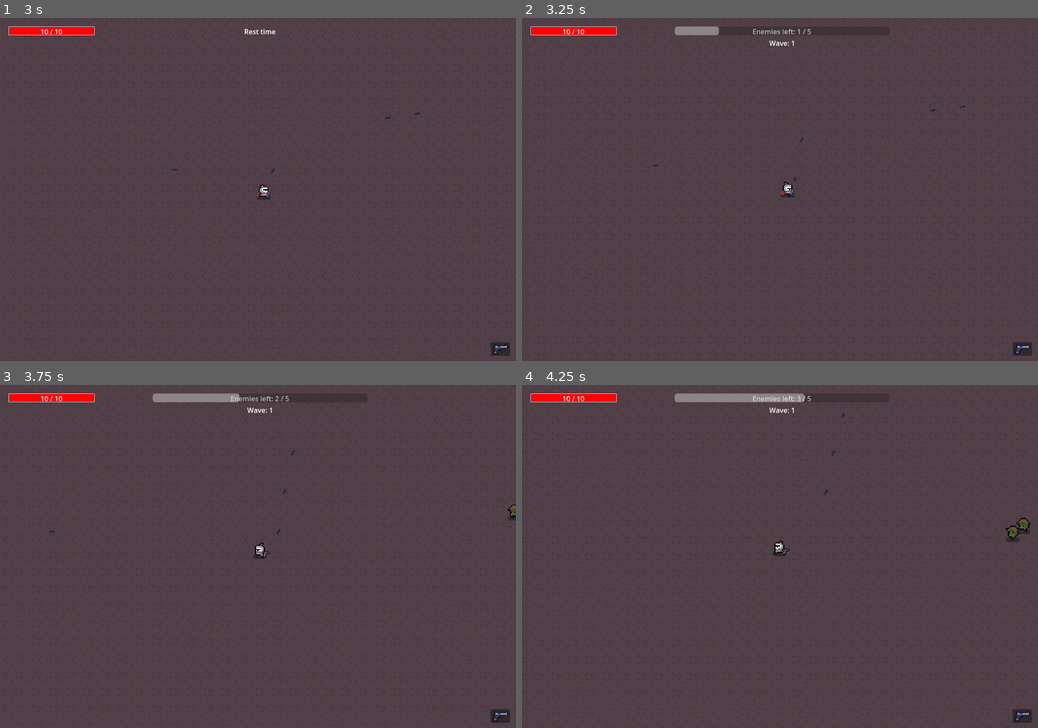
Above: before the commit, frames 1-4 (two rows, left to right).
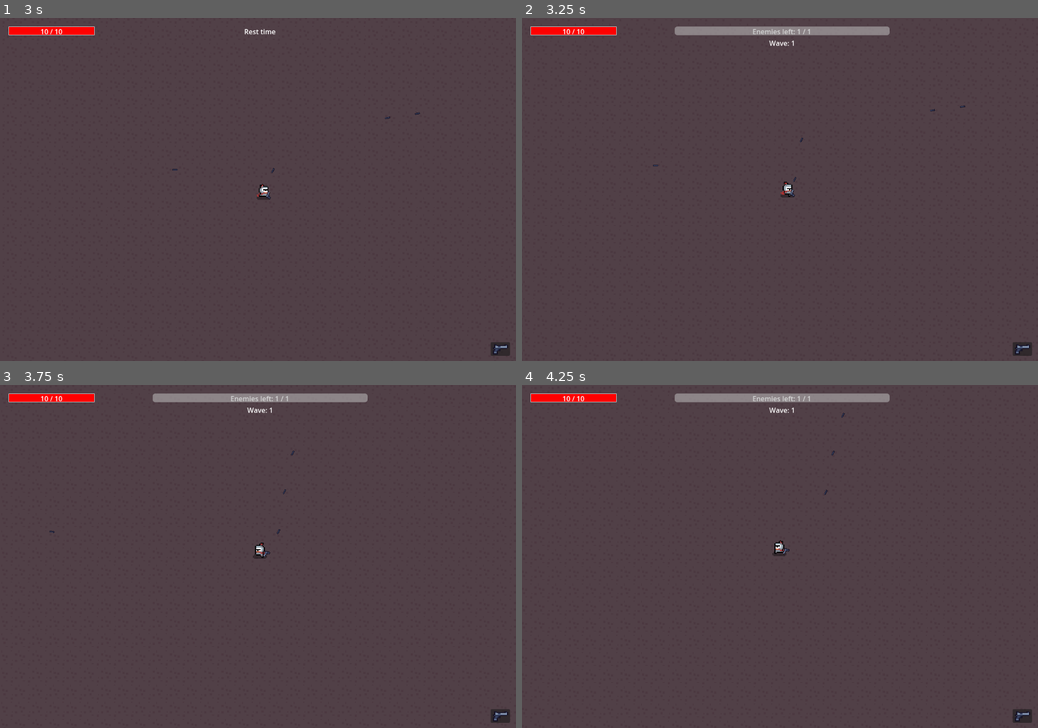
Above: after the commit, the same moments.

Repository: Jokolto/Matura
Game: Godot game, scene res://scenes/GUI/menus/main_menu.tscn
Same seed, same stepped clock (60 frames per second), same inputs: the game is played once before the commit and once after it. Sound files missing from this copy of the repository are replaced by a short silence.
Inputs (mouse positions are in pixels of both pictures, inside the frame that each line leads up to):
- Up to frame 1 (3 s): click "Play" at 0.5 s; tap Enter at 1.25 s; move the mouse to (371, 172) at 1.27 s; press the mouse at (371, 172) at 1.28 s; hold D (move_right) 1.28-2.03 s; move the mouse to (154, 206) at 2.02 s; release the mouse at (154, 206) at 2.03 s; hold S (move_down) 2.03-2.78 s; right-click (154, 206) at 2.1 s; click (154, 206) at 2.3 s; move the mouse to (309, 114) at 2.77 s; press the mouse at (309, 114) at 2.78 s; hold D (move_right) from 2.78 s (still down)
- Up to frame 2 (3.25 s): keep holding D (move_right)
- Up to frame 3 (3.75 s): move the mouse to (232, 625) at 3.52 s; release D (move_right) at 3.53 s; release the mouse at (232, 625) at 3.53 s; hold W (move_up) from 3.53 s (still down); click (232, 625) at 3.6 s
- Up to frame 4 (4.25 s): keep holding W (move_up)

Frame 1 is identical in both runs. In frame 2, 0.9% of the frame differs, in the area x 37-72%, y 2-6%; in frame 3, 0.7%; in frame 4, 0.6%.

Commit message:
ai overhaul with q tables

Diff:
--- a/source/managers/AudioManager.gd
+++ b/source/managers/AudioManager.gd
@@ -73,17 +73,17 @@
 	if pitch_randomness > 0.0:
 		sfx_player.pitch_scale = randf_range(1.0 - pitch_randomness, 1.0 + pitch_randomness)
 
-	add_child(sfx_player)
+	parent.add_child(sfx_player)
 	sfx_player.play()
 	sfx_player.connect("finished", Callable(sfx_player, "queue_free"))
 
 
-func play_sfx_positional(stream: AudioStream, position: Vector2, volume: float = 0.0, pitch_randomness: float = 0.0, parent=self):
+func play_sfx_positional(stream: AudioStream, play_at_position: Vector2, volume: float = 0.0, pitch_randomness: float = 0.0, parent=self):
 	var sfx_player = AudioStreamPlayer2D.new()
 	sfx_player.bus = SFX_BUS
 	sfx_player.stream = stream
 	sfx_player.volume_db = volume
-	sfx_player.global_position = position
+	sfx_player.global_position = play_at_position
 
 	if pitch_randomness > 0.0:
 		sfx_player.pitch_scale = randf_range(1.0 - pitch_randomness, 1.0 + pitch_randomness)
--- a/source/managers/EntitiesManager.gd
+++ b/source/managers/EntitiesManager.gd
@@ -1,7 +1,10 @@
 extends Node
 var next_enemy_id = 0
+
 var entities_node: Node = null
 var enemies_node: Node = null
+
+var enemy_brains: Array = []
 
 var enemies_per_wave: int = 0
 
@@ -11,8 +14,9 @@
 var spawn_active: bool = false
 var enemies_alive: int = 0
 
-var wave_duration: float = -1.0
+var wave_duration: float = 1000000
 var wave_timer: float = 0.0
+
 
 signal wave_end
 signal wave_start
@@ -28,7 +32,7 @@
 	if wave_duration > 0:
 		wave_timer += delta
 
-	if (enemies_spawned >= enemies_per_wave) or (wave_timer <= wave_duration):
+	if (enemies_spawned >= enemies_per_wave) or (wave_timer >= wave_duration):
 		if enemies_alive <= 0:
 			end_wave()
 			return
@@ -42,12 +46,13 @@
 
 
 func start_wave():
-	enemies_per_wave += 5
+	enemies_per_wave += 1
 	current_wave += 1
 	enemies_spawned = 0
 	wave_timer = 0.0
 	wave_active = true
 	spawn_active = true
+	enemy_brains = []
 	print("Wave %d started" % current_wave)
 	wave_start.emit()
 
@@ -76,6 +81,8 @@
 func get_enemies():
 	return enemies_node.get_children()
 
+func get_enemy_brains():
+	return enemy_brains
 
 func set_enemies_node(node: Node):
 	enemies_node = node
@@ -84,5 +91,6 @@
 	wave_active = false
 	spawn_active = false
 
-func _on_enemy_death():
+func _on_enemy_death(enemy_q_table):
+	enemy_brains.append(enemy_q_table)
 	enemies_alive -= 1
--- a/source/project.godot
+++ b/source/project.godot
@@ -20,6 +20,7 @@
 AudioManager="*res://managers/AudioManager.gd"
 GameManager="*res://managers/GameManager.gd"
 EntitiesManager="*res://managers/EntitiesManager.gd"
+QTableApproach="*res://scenes/entities/enemies/ai/q_table_approach.gd"
 
 [display]
 
--- a/source/resources/enemies/general_enemy.tres
+++ b/source/resources/enemies/general_enemy.tres
@@ -5,6 +5,6 @@
 [resource]
 script = ExtResource("1_18bmh")
 name = "goblin_melee"
-contact_damage = 2.0
+contact_damage = 1.0
 max_health = 5.0
 move_speed = 200.0
--- a/source/scenes/GUI/hud/hud.gd
+++ b/source/scenes/GUI/hud/hud.gd
@@ -48,7 +48,7 @@
 func _on_player_damaged(_damage):
 	set_health(player.hp, player.max_hp)
 
-func _on_enemy_death():
+func _on_enemy_death(_enemy_q_table):
 	set_enemy_hud(EntitiesManager.enemies_alive, EntitiesManager.enemies_per_wave)
 
 func _on_wave_start():
--- /dev/null
+++ b/source/scenes/entities/enemies/ai/q_table_approach.gd
@@ -0,0 +1,41 @@
+extends Node
+
+var shared_q_table: Dictionary = {}
+
+func _ready() -> void:
+	EntitiesManager.wave_end.connect(_on_wave_end)
+
+func gather_enemy_brains(enemy_q_tables: Array):
+
+	shared_q_table.clear()
+
+	for individual_table in enemy_q_tables:
+		for state in individual_table.keys():
+			if !shared_q_table.has(state):
+				shared_q_table[state] = {}
+
+			for action in individual_table[state].keys():
+				var value = individual_table[state][action]
+				if !shared_q_table[state].has(action):
+					shared_q_table[state][action] = []
+				shared_q_table[state][action].append(value)
+
+	# Average the values
+	for state in shared_q_table.keys():
+		for action in shared_q_table[state].keys():
+			var values = shared_q_table[state][action]
+			var total := 0.0
+			for v in values:
+				total += v
+			var avg := total / float(values.size())
+
+			shared_q_table[state][action] = avg
+
+func get_shared_q_table() -> Dictionary:
+	return shared_q_table
+
+
+func _on_wave_end():
+
+	gather_enemy_brains(EntitiesManager.get_enemy_brains())
+	print(shared_q_table)
--- a/source/scenes/entities/enemies/melee/enemy.gd
+++ b/source/scenes/entities/enemies/melee/enemy.gd
@@ -17,7 +17,29 @@
 var player_inside_contact_range: bool = false
 var enemy_id: int = -1
 
-signal enemy_death
+# AI PARAMETERS
+## Rewards
+var hiting_player_reward: int = 5
+var geting_hit_reward: int = -7
+var dodging_reward: int = 6
+var wasting_movement_reward: int = -1
+
+## State parameters
+var life_time_sec: float = 0
+var dodged_bullets: int = 0
+var player_shot_nearby: bool = 0
+var player_nearby_dist: float = 400
+
+## Constants
+const LEARNING_RATE = 1
+const DISCOUNT_FACTOR = 0.9
+const EXPLORATION_RATE = 0.2
+var last_state := ""
+var last_action := ""
+var brain = QTableApproach
+var q_table: Dictionary = {}
+
+signal enemy_death(enemy)
 
 func _ready() -> void:
 	$Area2D.body_entered.connect(_on_body_entered)
@@ -26,7 +48,7 @@
 	enemy_death.connect(EntitiesManager._on_enemy_death)
 	enemy_death.connect(GameManager.hud._on_enemy_death)
 
-
+	init_from_shared_brain(brain.shared_q_table)
 	generate_id()
 
 	move_speed = stats.move_speed
@@ -37,16 +59,35 @@
 
 
 
-func _physics_process(_delta: float) -> void:
-	var dir: Vector2 = Vector2.ZERO
-	if is_instance_valid(player):
-		dir = (player.global_position - global_position).normalized()
-		velocity = dir * move_speed
-		move_and_slide()
+#func _physics_process(_delta: float) -> void:   ## Already smart behavior, not using Ai
+	#var dir: Vector2 = Vector2.ZERO
+	#if is_instance_valid(player):
+		#dir = (player.global_position - global_position).normalized()
+		#velocity = dir * move_speed
+		#move_and_slide()
+	#if player_inside_contact_range:
+		#_deal_damage(player)
+	#
+	#_update_animation(dir)
+
+func _physics_process(delta: float) -> void:
+	if not player:
+		return
+
+	var state = get_state()
+	var action = choose_action(state)
+	last_state = state
+	last_action = action
+
+	execute_action(action, delta)
+
 	if player_inside_contact_range:
 		_deal_damage(player)
-
-	_update_animation(dir)
+		apply_reward(5)
+
+func _process(delta: float) -> void:
+	life_time_sec += delta
+
 
 
 func set_player(player_instance):
@@ -61,11 +102,104 @@
 		return
 
 	health -= amount
+	apply_reward(geting_hit_reward)
 	if health <= 0:
-		enemy_death.emit()
+		enemy_death.emit(get_q_table())
 		queue_free()
 
-
+# Ai
+func choose_action(state: String) -> String:
+	const ACTIONS = ["move_forward", "strafe_left", "strafe_right", "retreat", "shoot"]
+
+	var best_action = ACTIONS[0]
+	var best_value = -INF
+	if randf() < EXPLORATION_RATE or !q_table.has(state):
+		best_action = ACTIONS[randi() % ACTIONS.size()]
+		return best_action
+
+
+	for action in ACTIONS:
+		var value = get_q_value(state, action)
+		if value > best_value:
+			best_value = value
+			best_action = action
+
+	#print(best_action)
+	return best_action
+
+
+func get_q_value(state: String, action: String) -> float:
+	if !q_table.has(state):
+		q_table[state] = {}
+	if !q_table[state].has(action):
+		q_table[state][action] = 0.0
+	return q_table[state][action]
+
+func update_q_value(state: String, action: String, reward: float, new_state: String) -> void:
+	var old_value = get_q_value(state, action)
+	var max_future_q = -INF
+
+	if q_table.has(new_state):
+		for next_action in q_table[new_state].keys():
+			max_future_q = max(max_future_q, get_q_value(new_state, next_action))
+	else:
+		max_future_q = 0.0
+
+	var new_value = old_value + LEARNING_RATE * (reward + DISCOUNT_FACTOR * max_future_q - old_value)
+	q_table[state][action] = new_value
+
+func execute_action(action: String, _delta: float):
+	var dir = (player.global_position - global_position).normalized()
+	match action:
+		"move_forward":
+			velocity = dir * move_speed
+		"retreat":
+			velocity = -dir * move_speed
+			apply_reward(-3)
+		"strafe_left":
+			velocity = dir.rotated(-PI/2) * move_speed
+			#apply_reward(-1)
+		"strafe_right":
+			velocity = dir.rotated(PI/2) * move_speed
+			#apply_reward(-1)
+		_:
+			velocity = Vector2.ZERO
+	move_and_slide()
+
+func get_state() -> String:
+	#var pos_x = floor(global_position.x / 50.0)
+	#var pos_y = floor(global_position.y / 50.0)
+	var dist = floor(global_position.distance_to(player.global_position) / 50.0)
+	var angle = floor(global_position.angle_to_point(player.global_position) / (PI / 4))
+
+	var nearest_bullet = projectiles_node.get_nearest_player_bullet_to_pos(global_position)
+	var bullet_dist = 5
+	var bullet_angle = 0
+	if nearest_bullet:
+		bullet_dist = floor(global_position.distance_to(nearest_bullet.global_position) / 50.0)
+		bullet_angle = floor(global_position.angle_to_point(nearest_bullet.global_position) / (PI / 4))
+
+
+	dist = clamp(dist, 0, 4)
+	angle = clamp(angle, 0, 7)
+	return "d{d}a{a}bd{bd}ba{ba}".format({"d": dist, "a":angle, "bd": bullet_dist, "ba": bullet_angle})
+
+func get_q_table() -> Dictionary:
+	return q_table
+
+func apply_reward(reward: float):
+	var new_state = get_state()
+	update_q_value(last_state, last_action, reward, new_state)
+
+func init_from_shared_brain(shared_brain: Dictionary):
+	q_table = {}  # Make a deep copy to keep independence
+	for state in shared_brain.keys():
+		q_table[state] = {}
+		for action in shared_brain[state].keys():
+			q_table[state][action] = shared_brain[state][action]
+
+
+## End AI
 
 func generate_id():
 	if enemy_id == -1:
@@ -93,14 +227,17 @@
 	body.take_damage(contact_damage)
 
 
+
 func _on_body_entered(body: Node) -> void:
 	if body is Player:
 		player_inside_contact_range = true
 
+
 func _on_body_exited(body: Node) -> void:
 	if body is Player:
 		player_inside_contact_range = false
 
 
+
 #func _on_death():
 	#queue_free()
--- a/source/scenes/level/level.tscn
+++ b/source/scenes/level/level.tscn
@@ -110,6 +110,8 @@
 [node name="Projectiles" type="Node" parent="."]
 script = ExtResource("5_palfl")
 
+[node name="PlayerProjectiles" type="Node" parent="Projectiles"]
+
 [node name="Entities" type="Node" parent="."]
 script = ExtResource("6_f1o80")
 
--- a/source/scenes/level/projectiles/projectiles.gd
+++ b/source/scenes/level/projectiles/projectiles.gd
@@ -1,6 +1,7 @@
 extends Node
 var next_proj_id = 0
 var proj_amount = 0
+@onready var player_projectile_node = $PlayerProjectiles
 @onready var level_node = $".."
 
 func get_next_proj_id() -> int:
@@ -11,3 +12,20 @@
 
 func _ready() -> void:
 	pass
+
+func get_player_projectiles() -> Array:
+	return player_projectile_node.get_children()
+
+
+func get_nearest_player_bullet_to_pos(global_pos) -> Node2D:
+	var bullets = get_player_projectiles()
+	var nearest = null
+	var nearest_dist = INF
+
+	for bullet in bullets:
+		var dist = global_pos.distance_to(bullet.global_position)
+		if dist < nearest_dist:
+			nearest = bullet
+			nearest_dist = dist
+
+	return nearest
--- a/source/scenes/weapons/guns/gun.gd
+++ b/source/scenes/weapons/guns/gun.gd
@@ -76,7 +76,7 @@
 	bullet.speed = bullet_speed
 	bullet.piercing = piercing
 
-	# Apply spread
+	# Apply spread of the gun
 	var dir: Vector2 = (target_pos - bullet.global_position).normalized()
 	bullet.rotation = dir.angle()
 	if spread_deg > 0.0:
@@ -84,13 +84,17 @@
 		var random_angle: float = randf_range(-half_rad, half_rad)
 		dir = dir.rotated(random_angle)
 
-	# Apply other stats
+	bullet.direction = dir
+
+	# Apply player boosts
 	if shooter is Player:
 		final_damage = (bullet_damage + shooter.damage_flat_boost) * shooter.damage_multiplier
 		bullet.damage = final_damage
+		projectiles_node.player_projectile_node.add_child(bullet)
+		return
 
 	#print(final_damage, PlayerManager.player.damage_flat_boost, PlayerManager.player.damage_multiplier)
 
 
-	bullet.direction = dir
+
 	projectiles_node.add_child(bullet)
